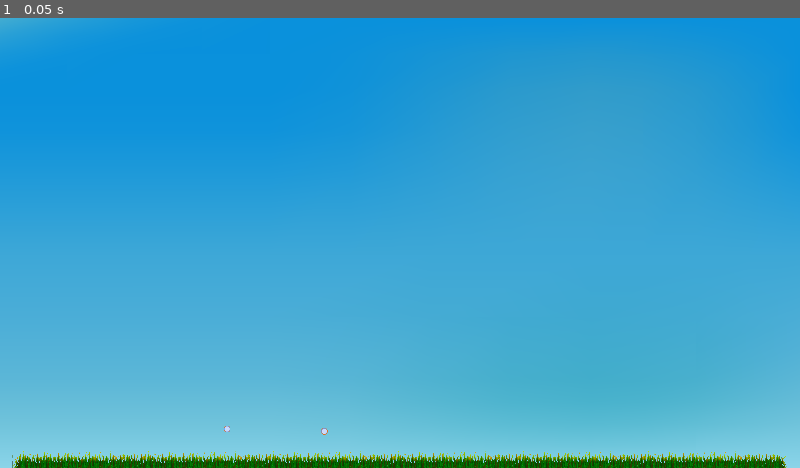
Above: before the commit, frame 1.
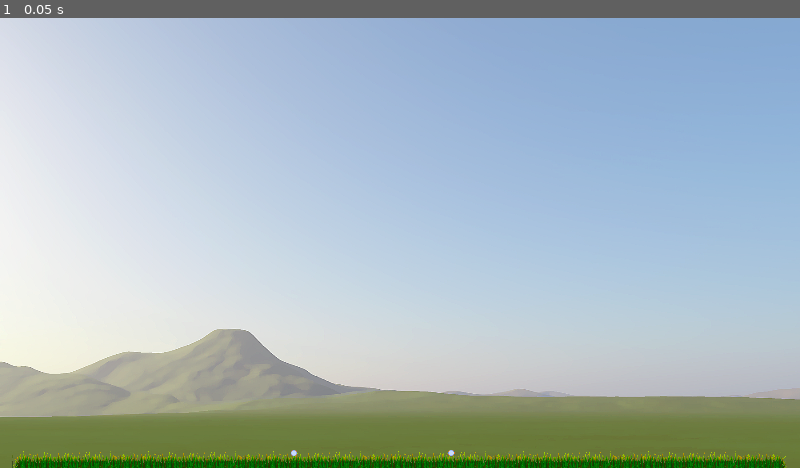
Above: after the commit, the same moment.

Repository: Drauthius/flat-builder
Game: Godot game, scene res://levels/Level1.tscn
Two runs of this game, one before a commit and one after it. Both use one fixed random seed, a clock stepped at 60 frames per second and the inputs below.
Inputs:
- Up to frame 1 (0.05 s): no input

The runs differ from the first frame. In frame 1, 98% of the frame differs, in the area x 0-100%, y 0-100%.

Commit message:
Added grass collision for the first, and only, level.

Diff:
--- a/levels/Level1.tscn
+++ b/levels/Level1.tscn
@@ -1,11 +1,16 @@
-[gd_scene load_steps=7 format=2]
+[gd_scene load_steps=8 format=2]
 
 [ext_resource path="res://Game.gd" type="Script" id=1]
-[ext_resource path="res://sprites/sky.png" type="Texture" id=2]
+[ext_resource path="res://sprites/landscape.png" type="Texture" id=2]
 [ext_resource path="res://sprites/grass.png" type="Texture" id=3]
 [ext_resource path="res://sprites/grass-l.png" type="Texture" id=4]
 [ext_resource path="res://sprites/grass-r.png" type="Texture" id=5]
 [ext_resource path="res://scenes/GroundJoint.tscn" type="PackedScene" id=6]
+
+[sub_resource type="RectangleShape2D" id=1]
+
+custom_solver_bias = 0.0
+extents = Vector2( 924.544, 66.0884 )
 
 [node name="Game" type="Node" index="0"]
 
@@ -89,9 +94,26 @@
 
 [node name="GroundJoint" parent="." index="4" instance=ExtResource( 6 )]
 
-position = Vector2( 545.164, 986.439 )
+position = Vector2( 705.436, 1044.21 )
 _sections_unfolded = [ "Collision", "Pickable", "Transform" ]
 
 [node name="GroundJoint2" parent="." index="5" instance=ExtResource( 6 )]
 
-position = Vector2( 778.431, 991.899 )
+position = Vector2( 1082.9, 1043.94 )
+
+[node name="Area2D" type="StaticBody2D" parent="." index="6"]
+
+position = Vector2( 961.323, 1064.87 )
+input_pickable = false
+collision_layer = 3
+collision_mask = 3
+constant_linear_velocity = Vector2( 0, 0 )
+constant_angular_velocity = 0.0
+friction = 1.0
+bounce = 0.0
+_sections_unfolded = [ "Collision", "Pickable" ]
+
+[node name="CollisionShape2D" type="CollisionShape2D" parent="Area2D" index="0"]
+
+position = Vector2( -1.2605, 53.5713 )
+shape = SubResource( 1 )
